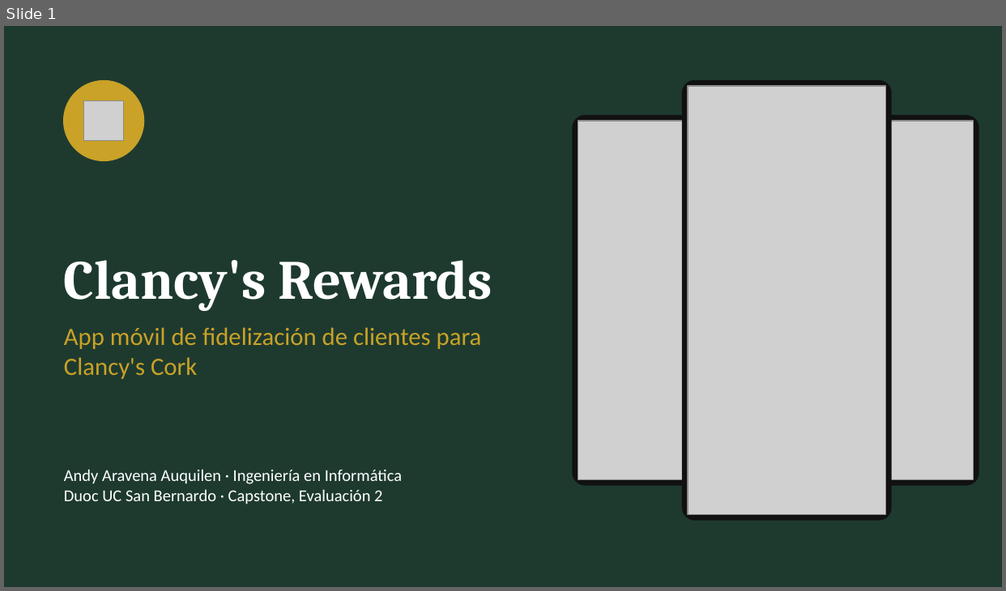
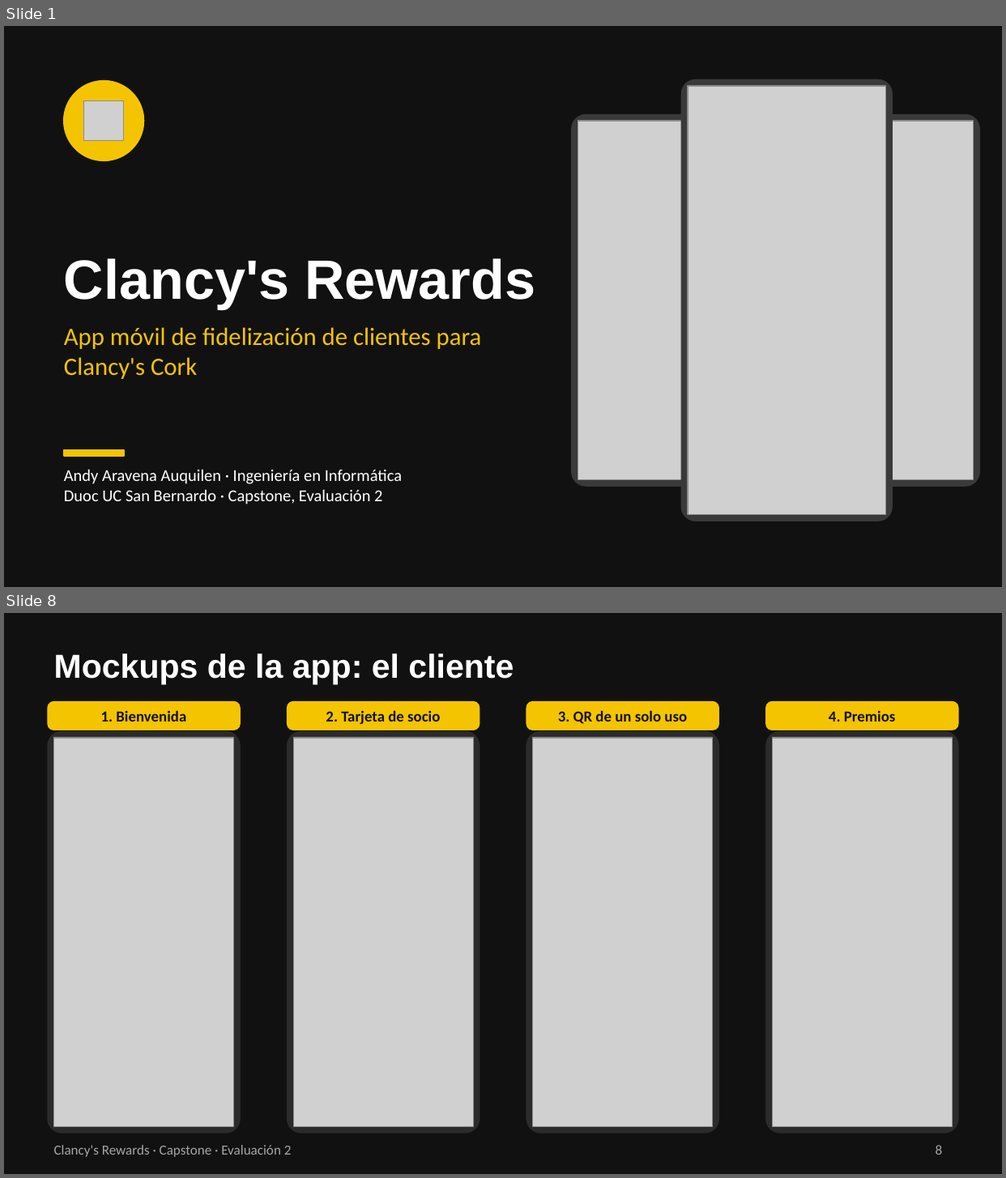
Before and after one commit to 44ndy/clancys-rewards, a slide deck: Fase 2/Evidencias Proyecto/Presentación Proyecto.pptx. Shown one above the other, each under a label of ours: slide 1 before the commit, slides 1 and 8 after it; the slides between them are not shown. The pictures are 1006x591 and 1006x1178 pixels, drawn with LibreOffice and Linux fonts; fonts in the diff are those of the drawing; grey boxes stand for pictures. Boxes give left, top, right and bottom in pixels: in the first picture for what was removed or moved away, otherwise in the second. Text is boxed around its words. In the diff, an @@ line names an element or a change of style, - is before the commit and + after.

Commit message:
Actualizar presentación con paleta negra, amarilla y blanca y mockups de la app

```diff
--- a/Fase 2/Evidencias Proyecto/Presentación Proyecto.pptx
+++ b/Fase 2/Evidencias Proyecto/Presentación Proyecto.pptx
@@ slide 8 added at (x1=4, y1=613, x2=1002, y2=1174), background #111111 @@
@@ title added at (x1=54, y1=653, x2=513, y2=684), 24 pt, text #FFFFFF, bold @@
+Mockups de la app: el cliente
@@ rounded rectangle added at (x1=48, y1=702, x2=240, y2=730), fill #F5C400, outline #F5C400 1 pt @@
@@ rounded rectangle added at (x1=288, y1=702, x2=479, y2=730), fill #F5C400, outline #F5C400 1 pt @@
@@ rounded rectangle added at (x1=527, y1=702, x2=718, y2=730), fill #F5C400, outline #F5C400 1 pt @@
@@ rounded rectangle added at (x1=766, y1=702, x2=958, y2=730), fill #F5C400, outline #F5C400 1 pt @@
@@ rounded rectangle added at (x1=48, y1=732, x2=240, y2=1133), fill #2B2B2B, outline #2B2B2B 1 pt @@
@@ text added at (x1=101, y1=710, x2=186, y2=722), 11 pt, text #111111, bold @@
+1. Bienvenida
@@ rounded rectangle added at (x1=288, y1=732, x2=479, y2=1133), fill #2B2B2B, outline #2B2B2B 1 pt @@
@@ text added at (x1=326, y1=710, x2=440, y2=724), 11 pt, text #111111, bold @@
+2. Tarjeta de socio
@@ rounded rectangle added at (x1=527, y1=732, x2=718, y2=1133), fill #2B2B2B, outline #2B2B2B 1 pt @@
@@ text added at (x1=558, y1=710, x2=687, y2=724), 11 pt, text #111111, bold @@
+3. QR de un solo uso
@@ rounded rectangle added at (x1=766, y1=732, x2=958, y2=1133), fill #2B2B2B, outline #2B2B2B 1 pt @@
@@ text added at (x1=829, y1=711, x2=896, y2=722), 11 pt, text #111111, bold @@
+4. Premios
@@ picture added at (x1=54, y1=738, x2=233, y2=1127) @@
@@ picture added at (x1=293, y1=738, x2=473, y2=1127) @@
@@ picture added at (x1=533, y1=738, x2=713, y2=1127) @@
@@ picture added at (x1=773, y1=738, x2=952, y2=1127) @@
@@ text added at (x1=54, y1=1145, x2=292, y2=1157), 10 pt, text #A6A6A6 @@
+Clancy's Rewards · Capstone · Evaluación 2
@@ page number added at (x1=936, y1=1145, x2=943, y2=1155), 10 pt, text #A6A6A6 @@
+8
@@ slide 1 changed as well @@
@@ background #1E3A2F to #111111 @@
@@ ellipse at (x1=64, y1=81, x2=143, y2=160): fill #C9A227 to #F5C400; outline #C9A227 1 pt to #F5C400 1 pt @@
@@ fill #111111 to #3A3A3A; outline #111111 1 pt to #3A3A3A 1 pt; proportions changed in 3 elements at (x1=682, y1=80, x2=892, y2=521), (x1=572, y1=115, x2=749, y2=486), (x1=801, y1=115, x2=979, y2=486) @@
@@ title "Clancy's Rewards" at (x1=64, y1=258, x2=535, y2=309): font Cambria to Arial @@
@@ text "App móvil de fidelización de ..." at (x1=64, y1=327, x2=482, y2=379): text colour #C9A227 to #F5C400 @@
@@ rectangle added at (x1=64, y1=450, x2=124, y2=456), fill #F5C400, outline #F5C400 1 pt @@
```
Also in this commit, not shown: 7 other slides changed, 2 other slides added, 1 slide removed, 1 other file.
